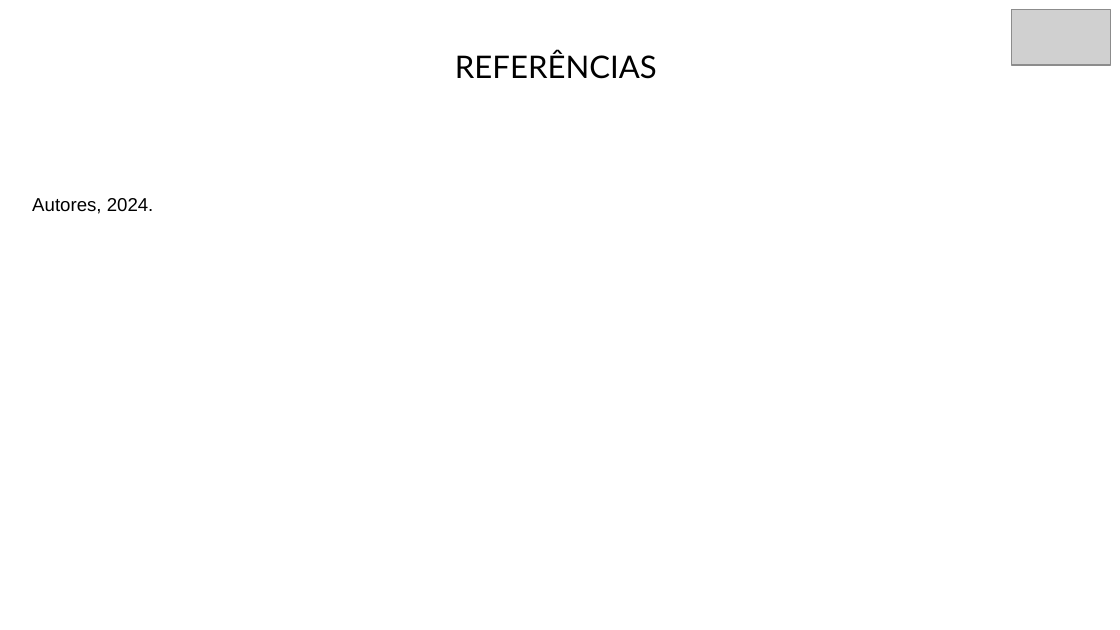
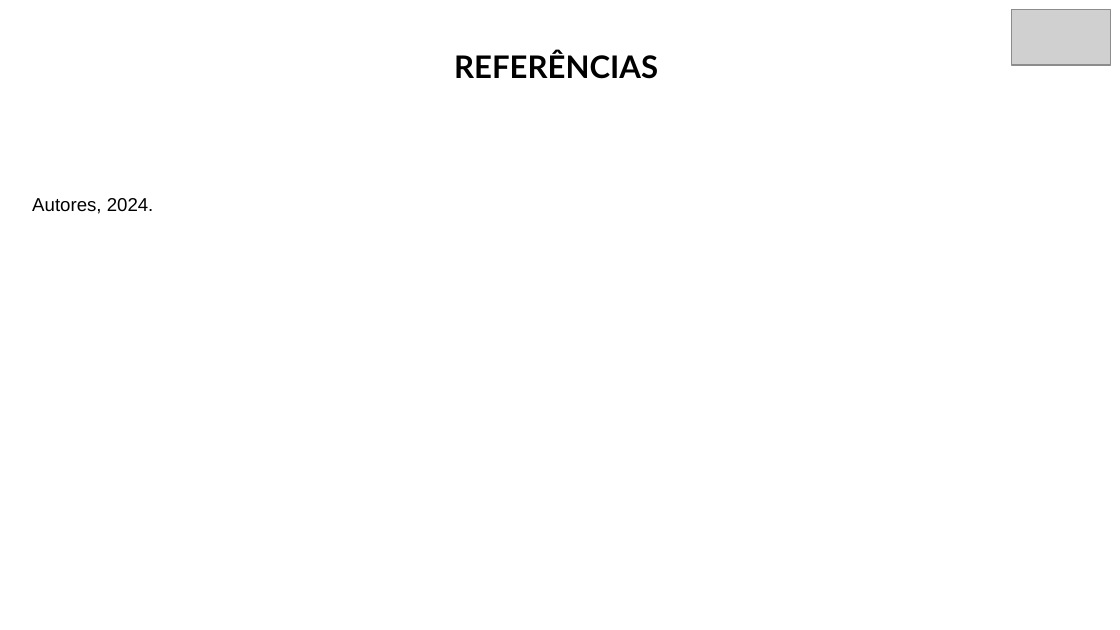
Before and after one commit to Nossa-Via/Fatec-Ipiranga-LabEngSoft-2024-2-Equipe08, a slide deck: slide 6 of LabEngSoft-2024-2-Sprint#3/Nossa Via - Apresentação.pptx. Drawn at 1120x630 pixels with LibreOffice and Linux fonts; fonts in the diff are those of the drawing; grey boxes stand for pictures. Boxes give left, top, right and bottom in pixels: in the first picture for what was removed or moved away, otherwise in the second. Text is boxed around its words. In the diff, an @@ line names an element or a change of style, - is before the commit and + after.

```diff
--- a/LabEngSoft-2024-2-Sprint#3/Nossa Via - Apresentação.pptx
+++ b/LabEngSoft-2024-2-Sprint#3/Nossa Via - Apresentação.pptx
@@ text "REFERÊNCIAS" at <box>454,50,658,79</box>: bold on @@
```
Also in this commit, not shown: 5 other slides changed.
